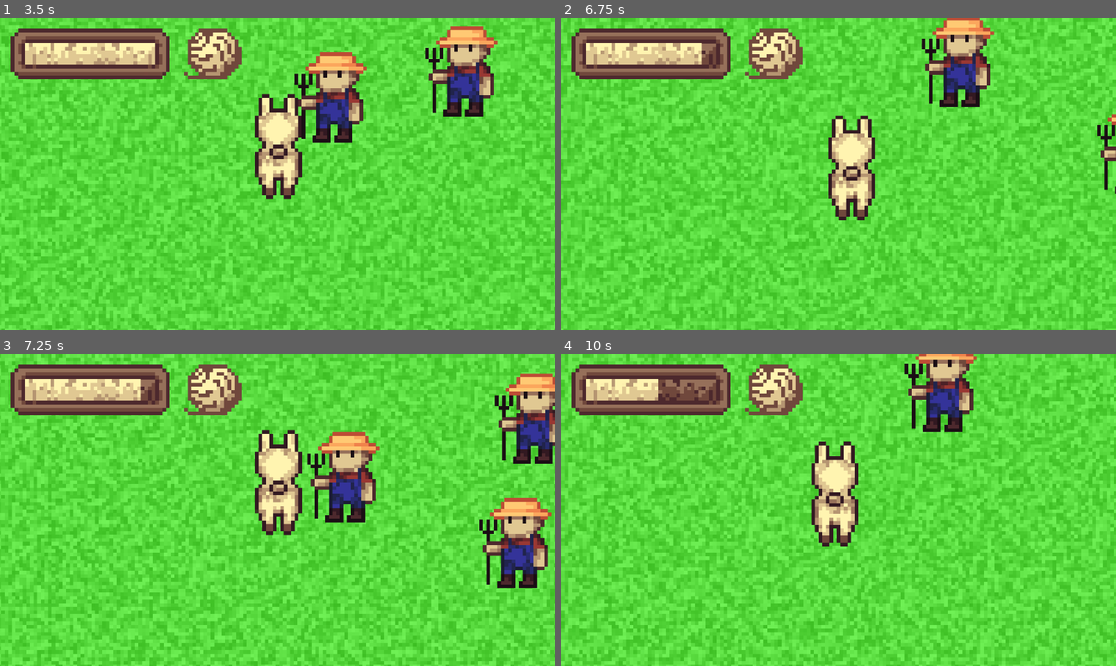
Above: before the commit, frames 1-4 (two rows, left to right).
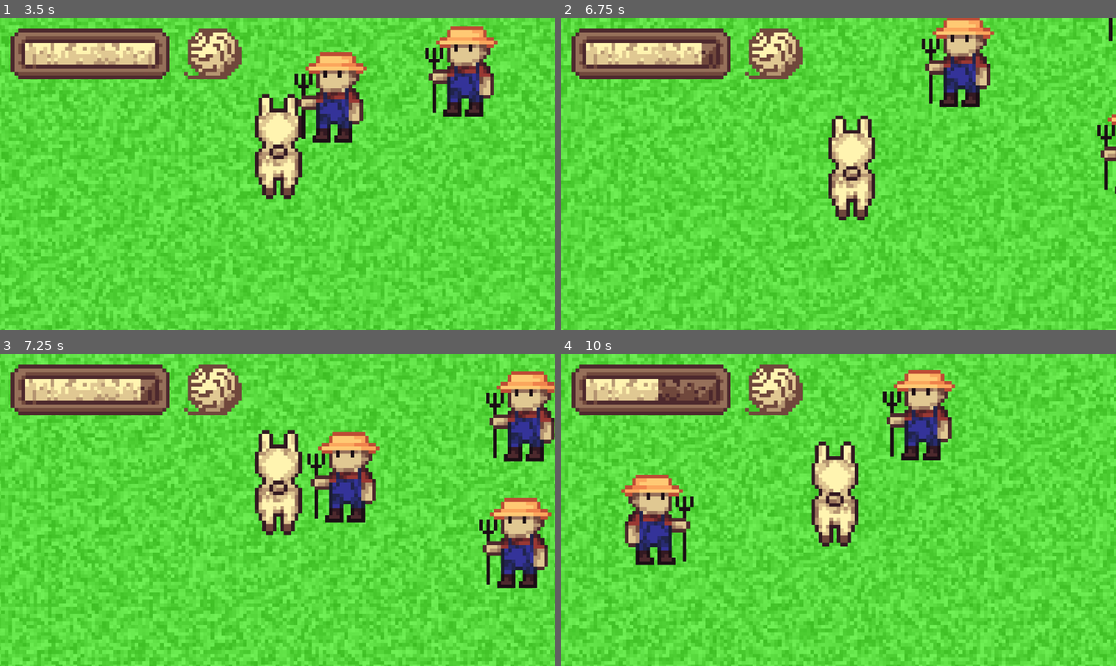
Above: after the commit, the same moments.

Repository: k4444th/Shear-Madness
Game: Godot game, scene res://scenes/main.tscn
Two runs of this game, one before a commit and one after it. Both use one fixed random seed, a clock stepped at 60 frames per second and the inputs below.
Inputs (mouse positions are in pixels of both pictures, inside the frame that each line leads up to):
- Up to frame 1 (3.5 s): tap Enter at 0.5 s; move the mouse to (399, 158) at 0.52 s; hold D (Right) 0.53-1.28 s; click (399, 158) at 0.67 s; move the mouse to (166, 189) at 1.27 s; hold S (Down) 1.28-2.03 s; move the mouse to (333, 105) at 2.02 s; hold D (Right) 2.03-2.78 s; move the mouse to (249, 236) at 2.77 s; hold W (Up) from 2.78 s (still down); click (249, 236) at 2.92 s
- Up to frame 2 (6.75 s): move the mouse to (1005, 220) at 3.52 s; release W (Up) at 3.53 s; hold A (Left) 3.53-5.03 s; move the mouse to (672, 127) at 4.27 s; move the mouse to (866, 174) at 5.02 s; hold S (Down) 5.03-5.78 s; click (866, 174) at 5.17 s; move the mouse to (755, 96) at 5.77 s; hold D (Right) 5.78-6.53 s; move the mouse to (960, 158) at 6.52 s; hold W (Up) from 6.53 s (still down)
- Up to frame 3 (7.25 s): keep holding W (Up)
- Up to frame 4 (10 s): move the mouse to (727, 525) at 7.27 s; release W (Up) at 7.28 s; hold D (Right) 7.28-8.03 s; click (727, 525) at 7.42 s; move the mouse to (894, 441) at 8.02 s; hold S (Down) 8.03-8.78 s; move the mouse to (810, 572) at 8.77 s; hold A (Left) 8.78-9.53 s; move the mouse to (1005, 556) at 9.52 s; hold W (Up) from 9.53 s (still down); click (1005, 556) at 9.67 s

Frame 1 is identical in both runs. In frame 2, less than 0.1% of the frame differs, in the area x 98-100%, y 0-8%; in frame 3, 2.5%; in frame 4, 6.4%, in the area x 10-75%, y 0-68%.

Commit message:
Increase farmer spawn rate

Diff:
--- a/scripts/main.gd
+++ b/scripts/main.gd
@@ -61,3 +61,5 @@
 func _on_timer_timeout() -> void:
 	spawnFarmer()
 	timer.start()
+	if timer.wait_time > 0.5:
+		timer.wait_time *= 0.95
--- a/scripts/woolmeter.gd
+++ b/scripts/woolmeter.gd
@@ -9,6 +9,6 @@
 			element.visible = true
 		else:
 			var tween = get_tree().create_tween()
-			tween.tween_property(element, "scale:x", 0, 0.25)
+			tween.tween_property(element, "scale:x", 0, 0.1)
 			await tween.finished
-			element.visible = false
+			element.visible = true
